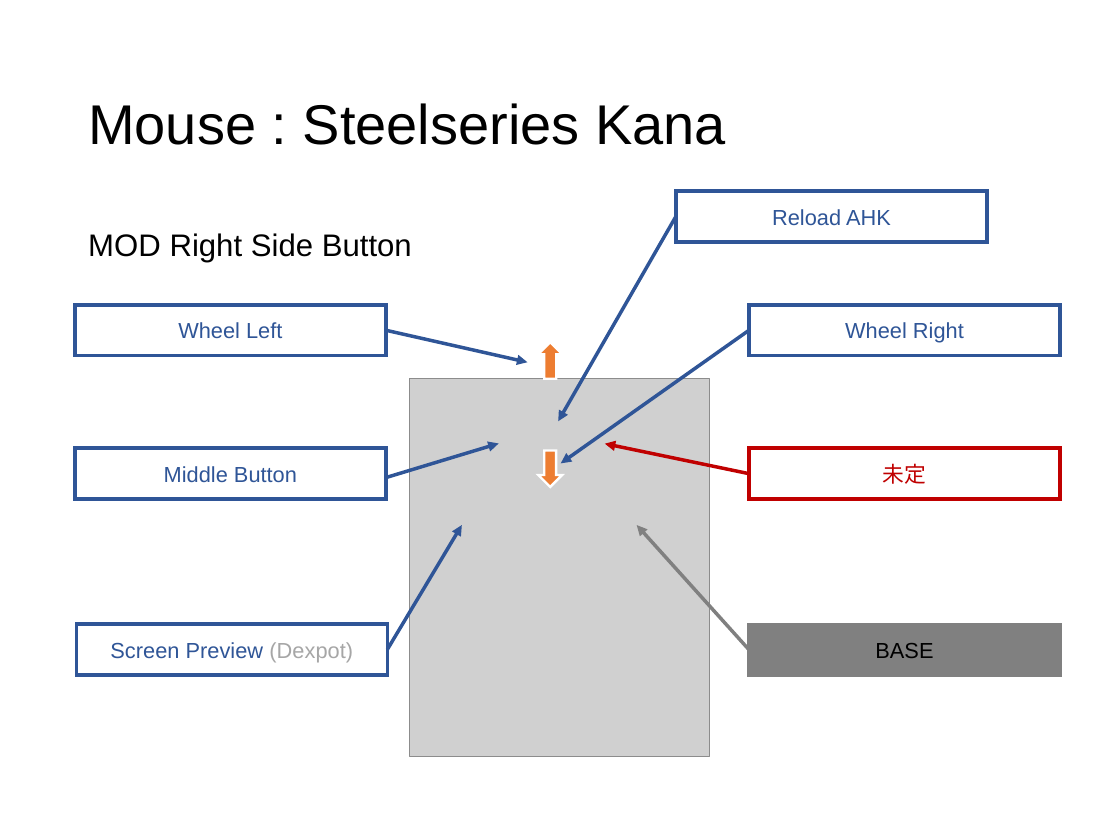
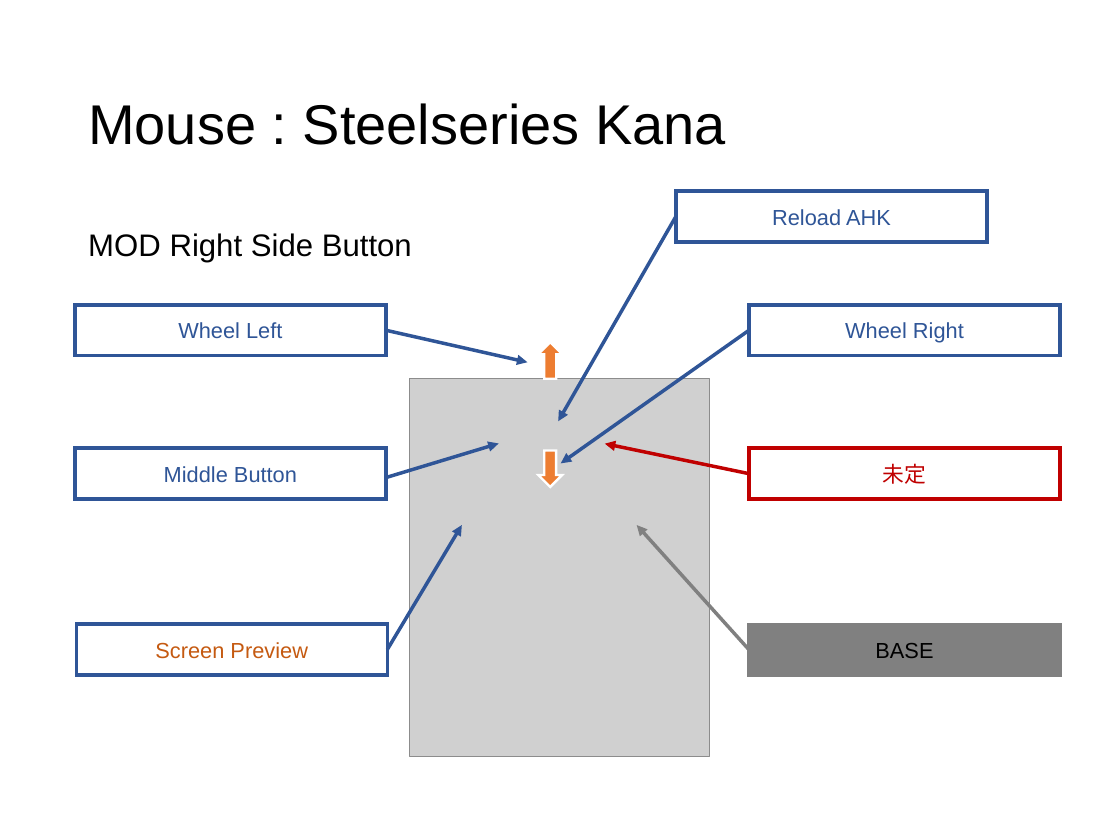
Before and after one commit to ittooo66/myAHK, a slide deck: slide 13 of MANUAL.pptx. Drawn at 1120x840 pixels with LibreOffice and Linux fonts; fonts in the diff are those of the drawing; grey boxes stand for pictures. Boxes give left, top, right and bottom in pixels: in the first picture for what was removed or moved away, otherwise in the second. Text is boxed around its words. In the diff, an @@ line names an element or a change of style, - is before the commit and + after.

```diff
--- a/MANUAL.pptx
+++ b/MANUAL.pptx
@@ text in rectangle at bbox=[155, 642, 308, 659]: text changed; text colour #2F5597 to #C55A11 @@
-Screen Preview (Dexpot)
+Screen Preview
```
Also in this commit, not shown: 2 other slides changed, 2 other files.
